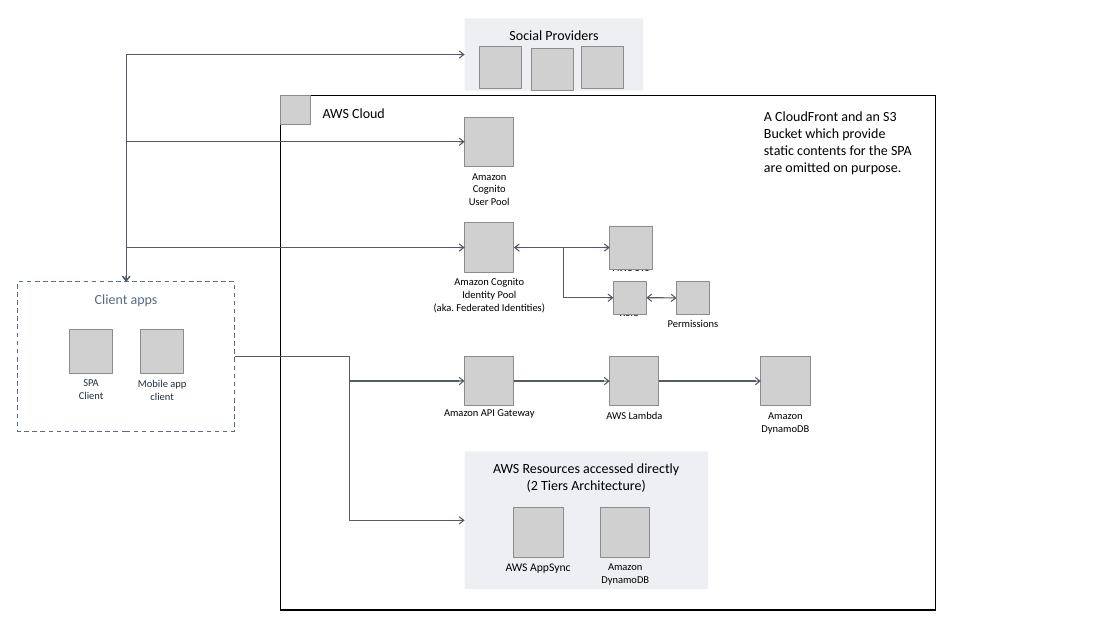
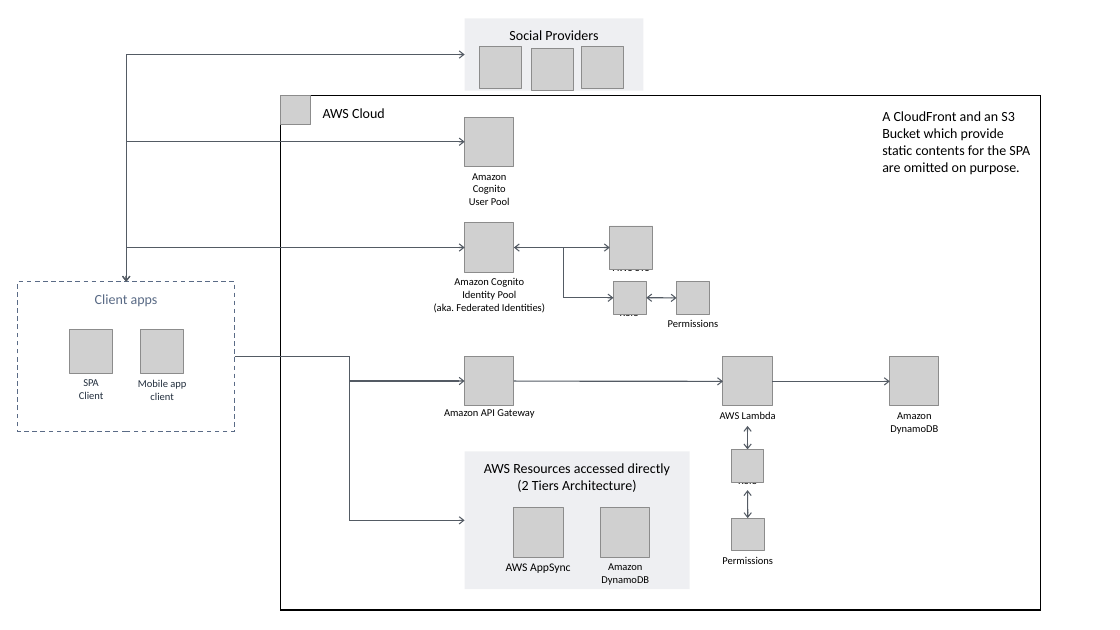
Before and after one commit to datemaki/public-docs, a slide deck: slide 1 of explain_AmplifyApiAuthZ/AmplifyApiAuthZ.pptx. Drawn at 1120x630 pixels with LibreOffice and Linux fonts; fonts in the diff are those of the drawing; grey boxes stand for pictures. Boxes give left, top, right and bottom in pixels: in the first picture for what was removed or moved away, otherwise in the second. Text is boxed around its words. In the diff, an @@ line names an element or a change of style, - is before the commit and + after.

```diff
--- a/explain_AmplifyApiAuthZ/AmplifyApiAuthZ.pptx
+++ b/explain_AmplifyApiAuthZ/AmplifyApiAuthZ.pptx
@@ rectangle "AWS Cloud": place and size @@
-rectangle "AWS Cloud" at (281, 96, 936, 610)
+rectangle "AWS Cloud" at (281, 96, 1041, 610)
@@ text "A CloudFront and an S3 ...": place and size @@
-text "A CloudFront and an S3 ..." at (764, 111, 912, 175)
+text "A CloudFront and an S3 ..." at (882, 111, 1030, 175)
@@ picture: place and size @@
-picture at (610, 356, 660, 406)
+picture at (723, 357, 773, 407)
@@ picture: place and size @@
-picture at (761, 356, 811, 406)
+picture at (890, 357, 939, 407)
@@ arrow moved from (514, 381) - (610, 381) to (514, 381) - (723, 381) @@
@@ arrow moved from (660, 381) - (761, 381) to (772, 381) - (890, 381) @@
@@ text "AWS Lambda": place and size @@
-text "AWS Lambda" at (606, 411, 663, 419)
+text "AWS Lambda" at (720, 411, 776, 419)
@@ text "Amazon DynamoDB": place and size @@
-text "Amazon DynamoDB" at (761, 412, 809, 434)
+text "Amazon DynamoDB" at (890, 412, 938, 434)
@@ double arrow added from (748, 426) to (748, 450), #545B64 1 pt @@
@@ rectangle "AWS Resources accessed directly": place and size @@
-rectangle "AWS Resources accessed directly" at (465, 451, 708, 589)
+rectangle "AWS Resources accessed directly" at (465, 451, 690, 589)
@@ picture added at (731, 450, 764, 482) @@
@@ text added at (738, 482, 757, 488), 9 pt, text #000000 @@
+Role
@@ double arrow added from (748, 491) to (748, 518), #545B64 1 pt @@
@@ picture added at (732, 518, 765, 551) @@
@@ text added at (722, 557, 773, 564), 9 pt, text #000000 @@
+Permissions
```
Also in this commit, not shown: 10 other slides changed, 2 slides added.
